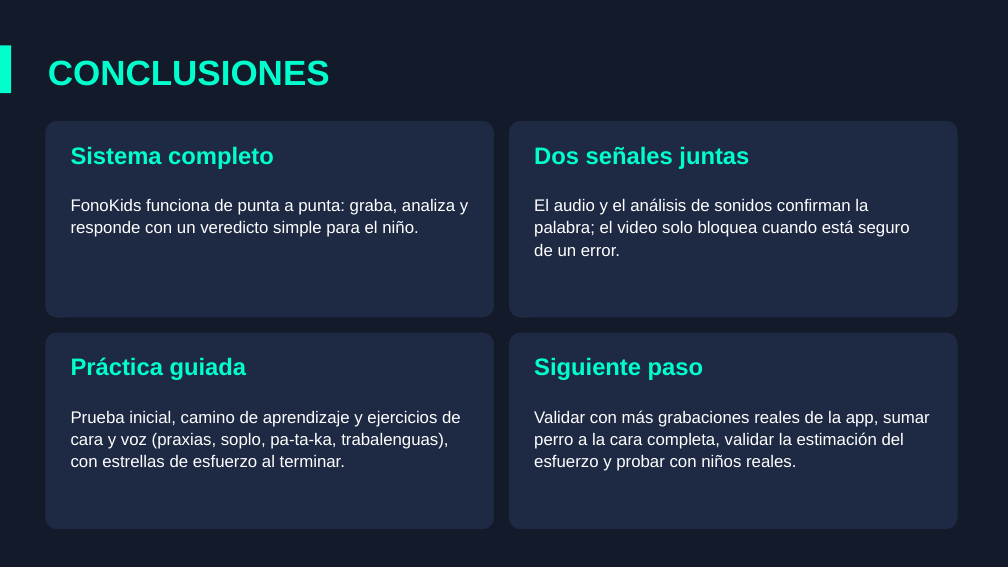
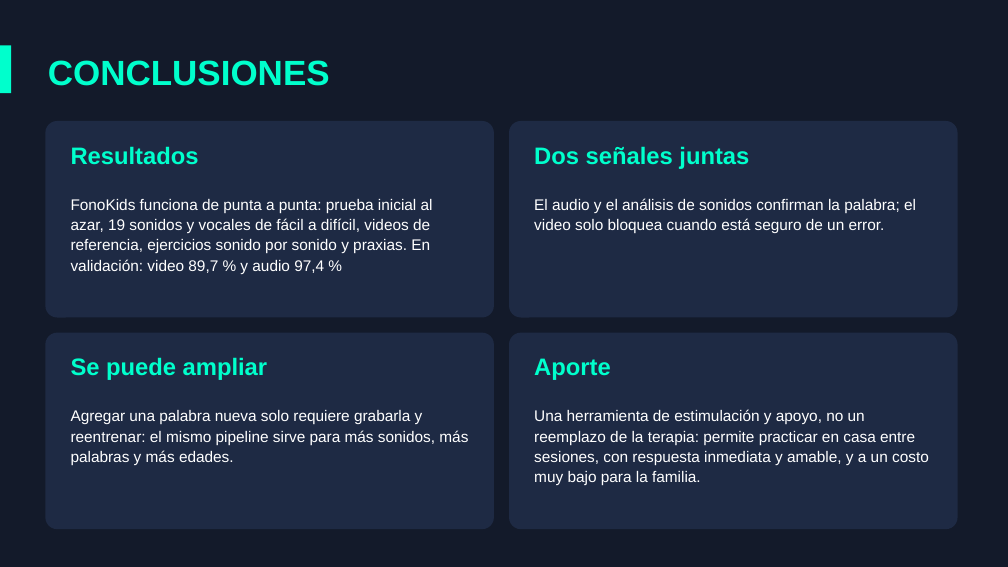
Before and after one commit to David-Code404/FonoKids, a slide deck: slide 8 of documentacion/presentacion/FonoKids - IA para la pronunciación infantil.pptx (slide 7 before the commit). Drawn at 1008x567 pixels with LibreOffice and Linux fonts; fonts in the diff are those of the drawing. Boxes give left, top, right and bottom in pixels: in the first picture for what was removed or moved away, otherwise in the second. Text is boxed around its words. In the diff, an @@ line names an element or a change of style, - is before the commit and + after.

Commit message:
Documento FonoKids - IA para la pronunciación infantil.pptx

```diff
--- a/documentacion/presentacion/FonoKids - IA para la pronunciación infantil.pptx
+++ b/documentacion/presentacion/FonoKids - IA para la pronunciación infantil.pptx
@@ text at <box>71,146,199,165</box>: text changed @@
-Sistema completo
+Resultados
@@ text at <box>71,199,433,274</box>: text changed; size 24 to 22 pt @@
-FonoKids funciona de punta a punta: graba, analiza y responde con un veredicto simple para el niño.
+FonoKids funciona de punta a punta: prueba inicial al azar, 19 sonidos y vocales de fácil a difícil, videos de referencia, ejercicios sonido por sonido y praxias. En validación: video 89,7 % y audio 97,4 %
@@ text "El audio y el análisis ..." at <box>534,198,916,233</box>: size 24 to 22 pt @@
@@ text at <box>71,357,267,380</box>: text changed @@
-Práctica guiada
+Se puede ampliar
@@ text at <box>534,358,611,380</box>: text changed @@
-Siguiente paso
+Aporte
@@ text at <box>71,410,468,465</box>: text changed; size 24 to 22 pt @@
-Prueba inicial, camino de aprendizaje y ejercicios de cara y voz (praxias, soplo, pa-ta-ka, trabalenguas), con estrellas de esfuerzo al terminar.
+Agregar una palabra nueva solo requiere grabarla y reentrenar: el mismo pipeline sirve para más sonidos, más palabras y más edades.
@@ text at <box>534,409,929,486</box>: text changed; size 24 to 22 pt @@
-Validar con más grabaciones reales de la app, sumar perro a la cara completa, validar la estimación del esfuerzo y probar con niños reales.
+Una herramienta de estimulación y apoyo, no un reemplazo de la terapia: permite practicar en casa entre sesiones, con respuesta inmediata y amable, y a un costo muy bajo para la familia.
```
Also in this commit, not shown: 5 other slides changed, 2 slides added, 1 slide removed.
